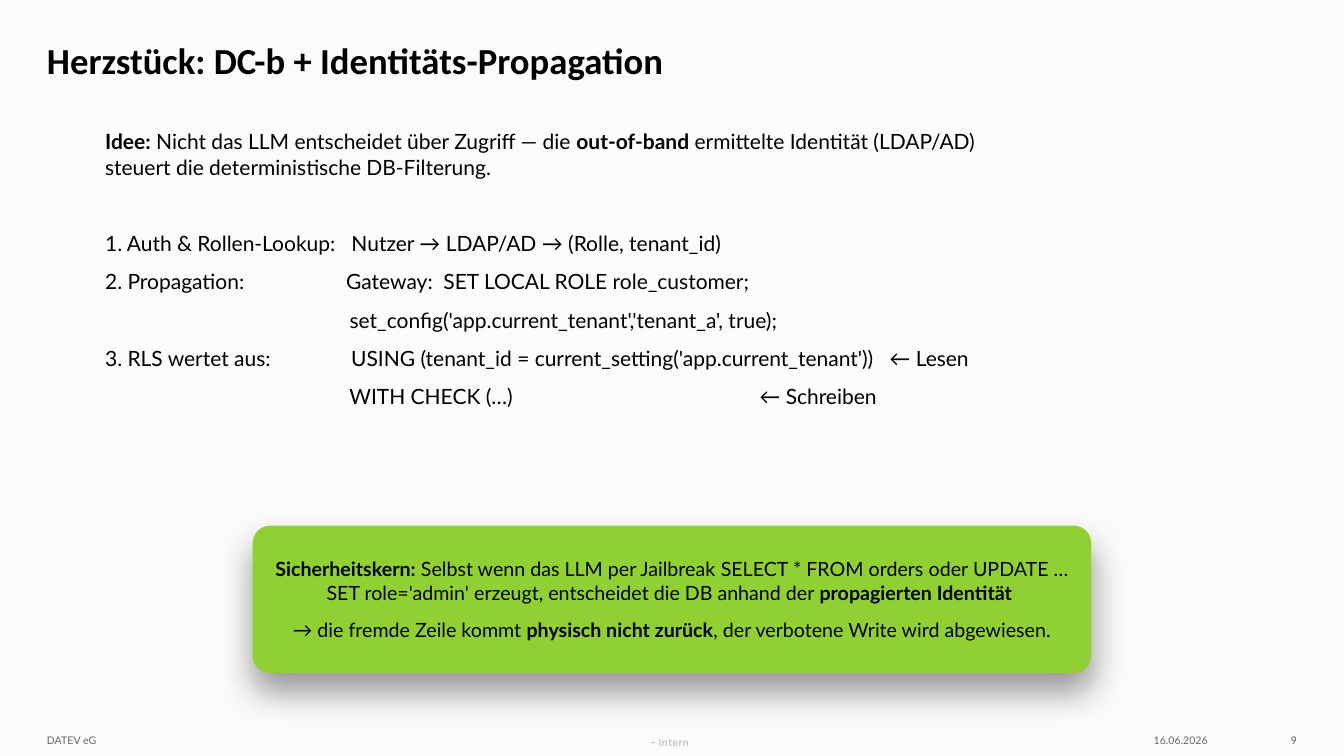
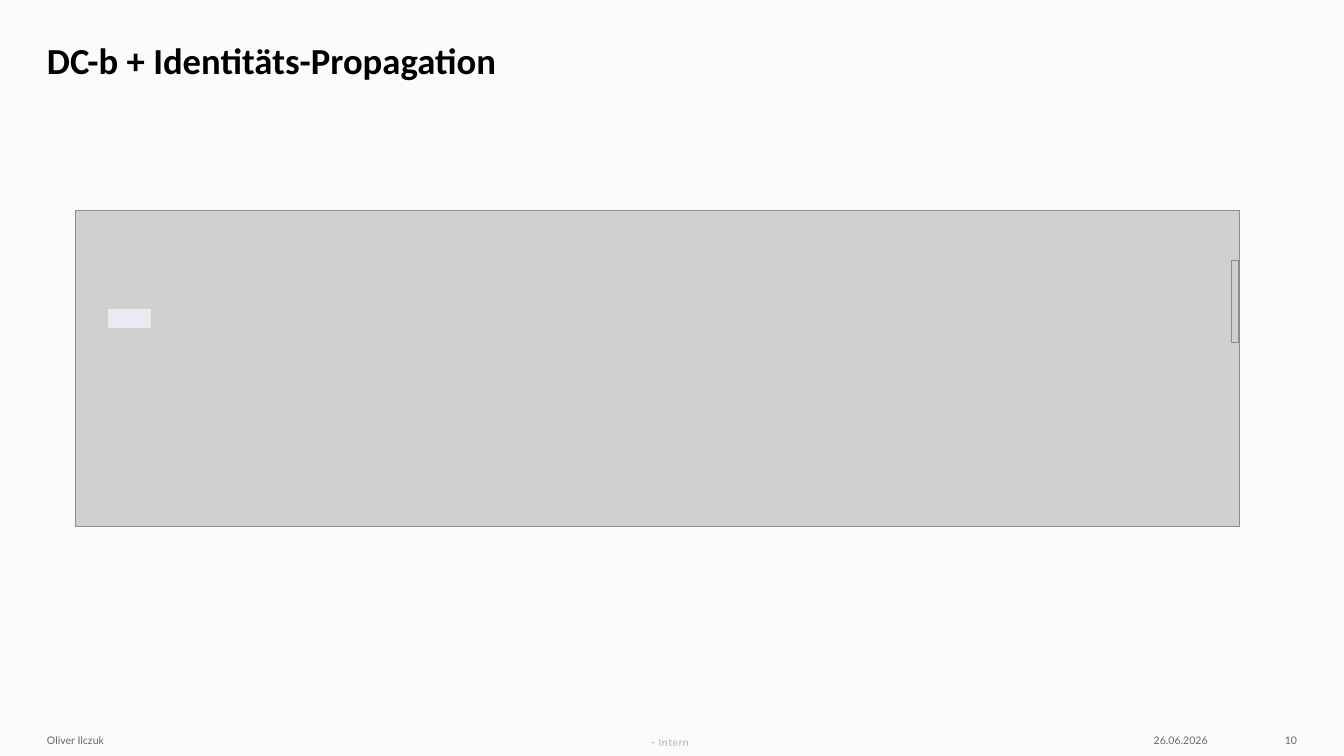
Before and after one commit to cl0q/defense-in-depth_toolaccess-llm, a slide deck: slide 10 of AI Red Teaming.pptx (slide 9 before the commit). Drawn at 1344x756 pixels with LibreOffice and Linux fonts; fonts in the diff are those of the drawing; grey boxes stand for pictures; background and template pictures are left out. Boxes give left, top, right and bottom in pixels: in the first picture for what was removed or moved away, otherwise in the second. Text is boxed around its words. In the diff, an @@ line names an element or a change of style, - is before the commit and + after.

```diff
--- a/AI Red Teaming.pptx
+++ b/AI Red Teaming.pptx
@@ title at (47,48,496,81): text changed @@
-Herzstück: DC-b + Identitäts-Propagation
+DC-b + Identitäts-Propagation
@@ text removed at (105,133,974,404) @@
-Idee: Nicht das LLM entscheidet über Zugriff — die out-of-band ermittelte Identität (LDAP/AD) steuert die deterministische DB-Filterung.
-1. Auth & Rollen-Lookup: Nutzer → LDAP/AD → (Rolle, tenant_id)
-2. Propagation: Gateway: SET LOCAL ROLE role_customer;
-set_config('app.current_tenant','tenant_a', true);
-3. RLS wertet aus: USING (tenant_id = current_setting('app.current_tenant')) ← Lesen
-WITH CHECK (…) ← Schreiben
@@ picture added at (76,211,1239,527) @@
@@ picture added at (1231,260,1239,343) @@
@@ rectangle added at (108,310,150,328), fill #EAEAF3, outline #EAEAF3 1 pt @@
@@ rounded rectangle removed at (253,526,1092,674) @@
-Sicherheitskern: Selbst wenn das LLM per Jailbreak SELECT * FROM orders oder UPDATE … SET role='admin' erzeugt, entscheidet die DB anhand der propagierten Identität
-→ die fremde Zeile kommt physisch nicht zurück, der verbotene Write wird abgewiesen.
@@ text at (47,736,104,744): text changed @@
-DATEV eG
+Oliver Ilczuk
@@ text at (1154,736,1208,744): text changed @@
-16.06.2026
+26.06.2026
@@ page number at (1285,736,1297,744): text changed @@
-9
+10
```
Also in this commit, not shown: 15 other slides changed, 2 slides added, 9 other files.
